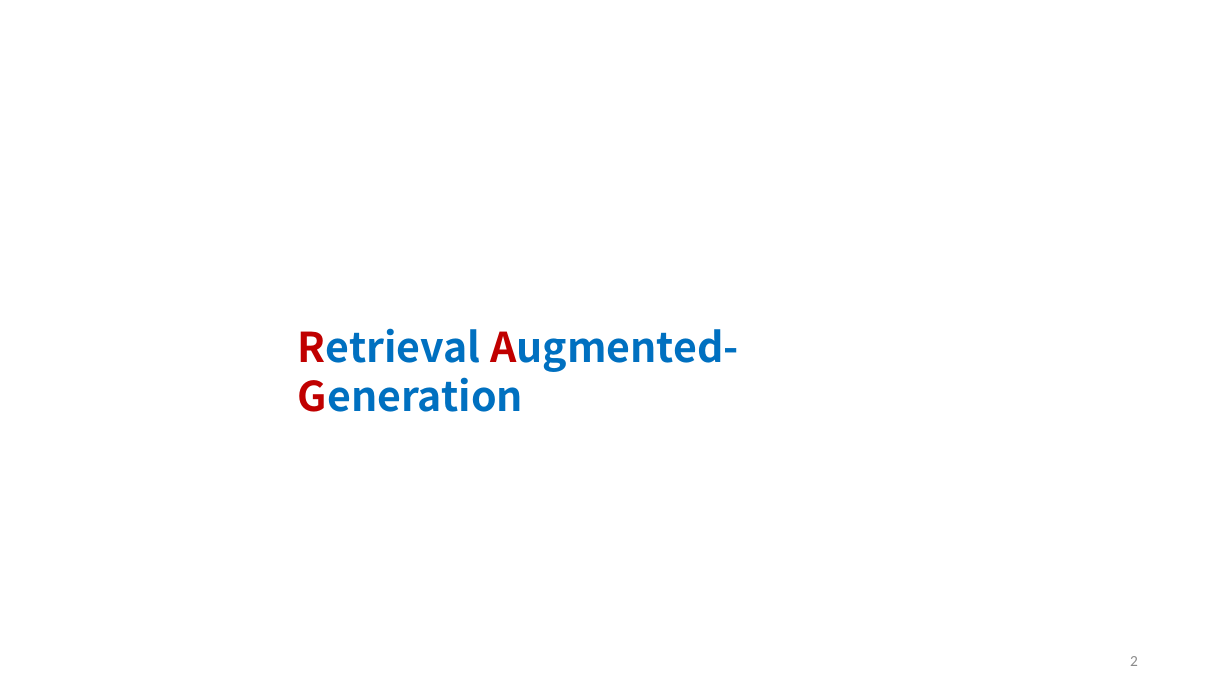
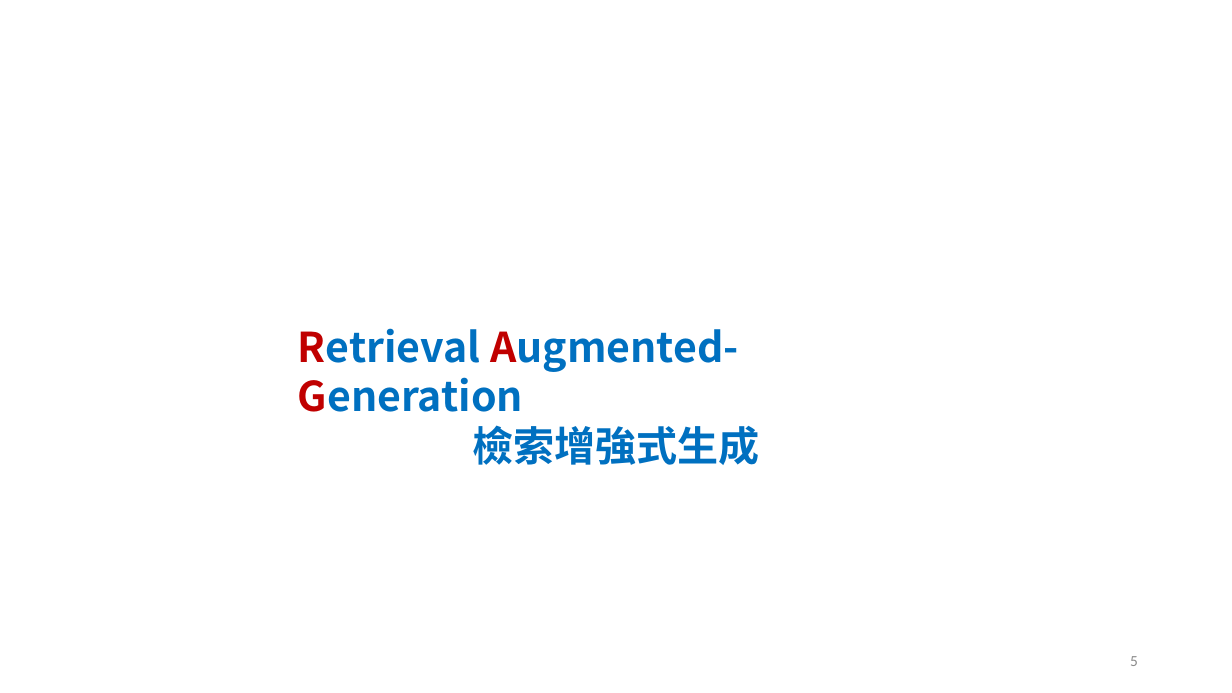
Before and after one commit to cathayins/llama_club, a slide deck: slide 6 of R1/R1.pptx (slide 3 before the commit). Drawn at 1232x693 pixels with LibreOffice and Linux fonts; fonts in the diff are those of the drawing. Boxes give left, top, right and bottom in pixels: in the first picture for what was removed or moved away, otherwise in the second. Text is boxed around its words. In the diff, an @@ line names an element or a change of style, - is before the commit and + after.

```diff
--- a/R1/R1.pptx
+++ b/R1/R1.pptx
@@ text at box(472, 425, 760, 465): paragraph added @@
+檢索增強式生成
@@ page number at box(1130, 656, 1138, 666): text changed @@
-2
+5
```
Also in this commit, not shown: 4 other slides changed, 4 slides added, 1 slide removed.
